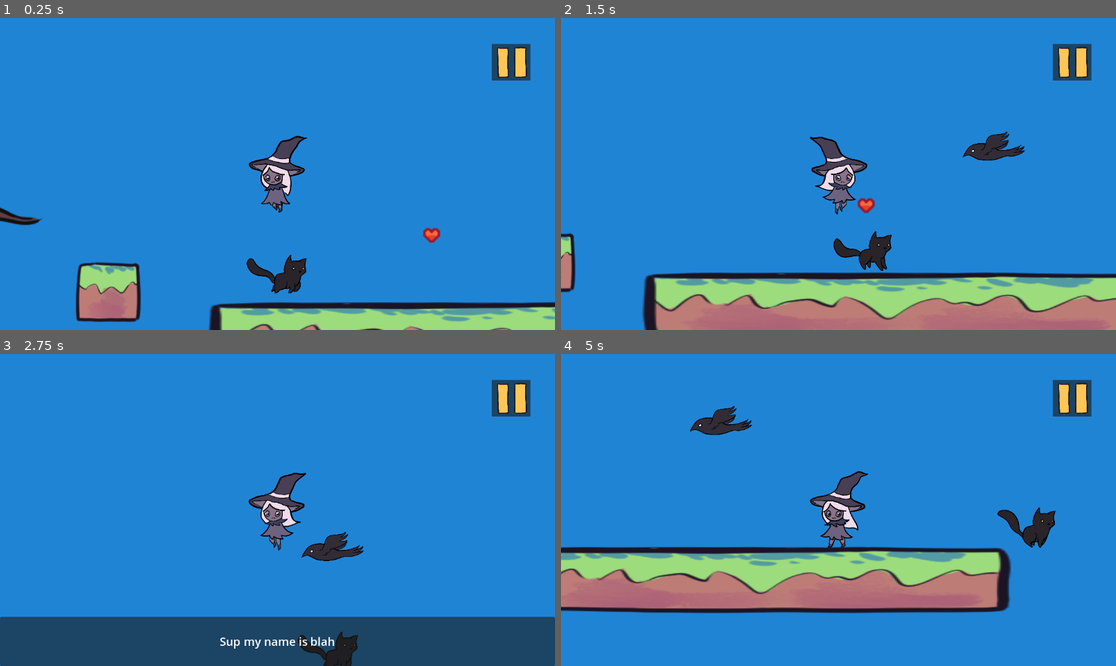
Above: before the commit, frames 1-4 (two rows, left to right).
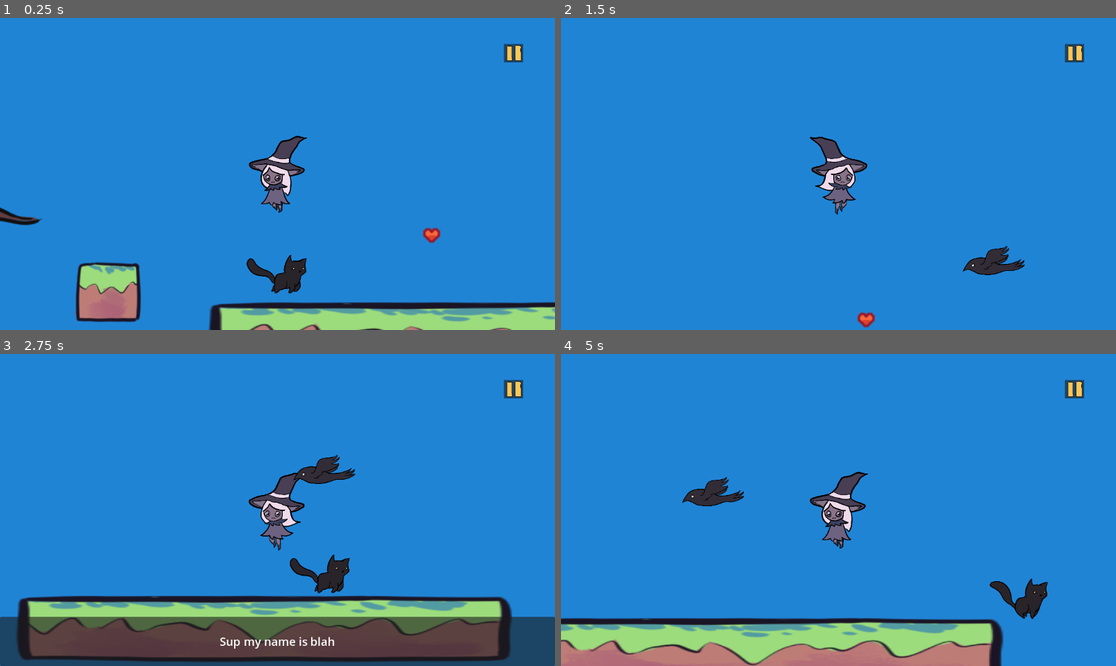
Above: after the commit, the same moments.

Repository: bramblestars/Scream-Jam-2023
Game: Godot game, scene res://Scenes/Levels/main_scene.tscn
The game is run twice, just before and just after one commit, with the same random seed, the same clock (stepped at 60 frames per second) and the same inputs.
Inputs:
- Up to frame 1 (0.25 s): no input
- Up to frame 2 (1.5 s): tap Enter (interact) at 0.5, 1.35 s; hold Space (jump) 0.53-1.28 s; hold Right (moveRight) from 0.53 s (still down)
- Up to frame 3 (2.75 s): tap Space (jump) at 1.52, 1.55, 1.82 s; release Right (moveRight) at 2.03 s; hold Left (moveLeft) from 2.03 s (still down); hold Space (jump) from 2.03 s (still down); tap K (test) at 2.1 s
- Up to frame 4 (5 s): release Left (moveLeft) at 2.78 s; release Space (jump) at 2.78 s; hold Right (moveRight) 2.78-4.28 s; tap Space (jump) at 2.85, 3.02, 3.32, 4.52, 4.55, 4.82 s; hold Space (jump) 3.53-4.28 s; tap Enter (interact) at 3.6 s; hold Left (moveLeft) from 4.28 s (still down); tap K (test) at 4.35 s

The runs differ from the first frame. In frame 1, 0.7% of the frame differs, in the area x 88-96%, y 8-21%; in frame 2, 19%; in frame 3, 21%; in frame 4, 33%, in the area x 0-96%, y 8-100%.

Commit message:
balance chasing shadow a bit

Diff:
--- a/Scenes/Levels/puzzle_mirror_shadow.tscn
+++ b/Scenes/Levels/puzzle_mirror_shadow.tscn
@@ -101,3 +101,5 @@
 [node name="MirrorShadow" parent="." instance=ExtResource("11_uyo4y")]
 z_index = 4
 position = Vector2(145, 88)
+
+[node name="AudioStreamPlayer2D" type="AudioStreamPlayer2D" parent="."]
--- a/Scenes/Object Templates/chase_shadow.tscn
+++ b/Scenes/Object Templates/chase_shadow.tscn
@@ -1,11 +1,10 @@
 [gd_scene load_steps=9 format=3 uid="uid://d4lr4m1c6ncr1"]
 
 [ext_resource type="Script" path="res://Scripts/ChaseShadow.gd" id="1_vvx01"]
-[ext_resource type="Texture2D" uid="uid://bs0cl8g4n4d1f" path="res://Sprites/Character/shadow_sprites.png" id="2_1c1cp"]
+[ext_resource type="Texture2D" uid="uid://cghyeyapg7p2n" path="res://Sprites/Character/shadow_sprites.png" id="2_1c1cp"]
 
 [sub_resource type="CapsuleShape2D" id="CapsuleShape2D_u75c1"]
-radius = 14.0
-height = 36.0
+height = 32.0
 
 [sub_resource type="Animation" id="Animation_y0fnr"]
 length = 0.001
@@ -185,7 +184,7 @@
 hframes = 11
 
 [node name="CollisionShape2D" type="CollisionShape2D" parent="."]
-position = Vector2(0, 11)
+position = Vector2(-1, 12)
 shape = SubResource("CapsuleShape2D_u75c1")
 
 [node name="AnimationPlayer" type="AnimationPlayer" parent="."]
--- a/Scenes/Object Templates/option_canvas.tscn
+++ b/Scenes/Object Templates/option_canvas.tscn
@@ -88,12 +88,14 @@
 anchors_preset = 1
 anchor_left = 1.0
 anchor_right = 1.0
-offset_left = -131.0
+offset_left = -106.0
 offset_top = 54.0
-offset_right = 271.0
+offset_right = 296.0
 offset_bottom = 434.0
 grow_horizontal = 0
-scale = Vector2(0.2, 0.2)
+scale = Vector2(0.1, 0.1)
+theme_override_colors/icon_normal_color = Color(1, 1, 1, 1)
+theme_override_colors/icon_pressed_color = Color(0, 0, 0, 1)
 icon = ExtResource("2_85la7")
 icon_alignment = 1
 
--- a/Scripts/Player.gd
+++ b/Scripts/Player.gd
@@ -1,7 +1,7 @@
 extends CharacterBody2D
 
 var moveSpeed : float = 100.0
-var jumpForce : float = 300.0
+var jumpForce : float = 400.0
 var gravity : float = 600.0
 var paused : bool = false
 @onready var sprite : Sprite2D = $Sprite
Not shown, added: Sprites/Music/Dark-Forest (nighttime).mp3.import
Not shown, added: Sprites/Music/Illusory-Realm (daytime).mp3.import
